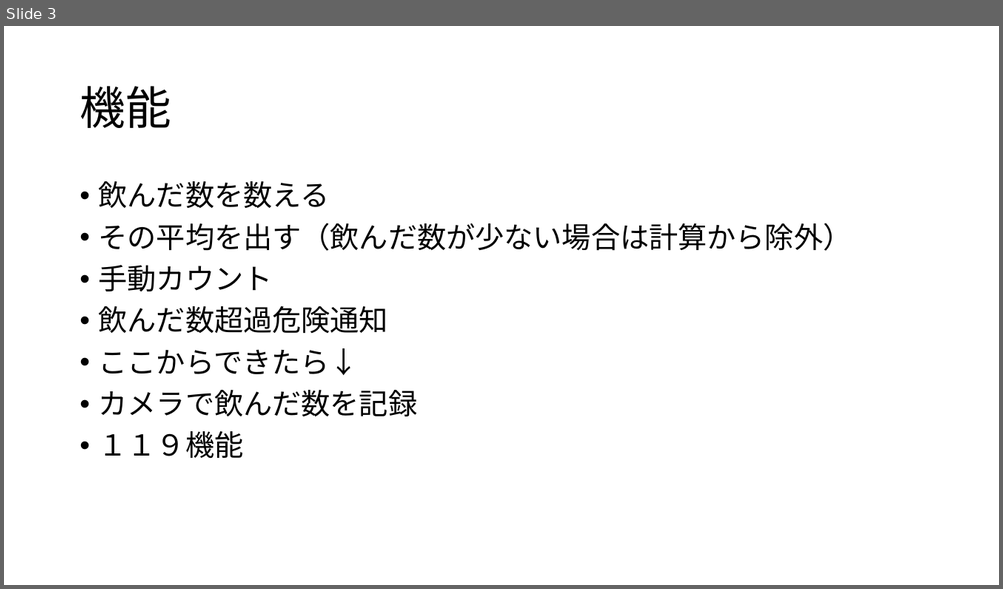
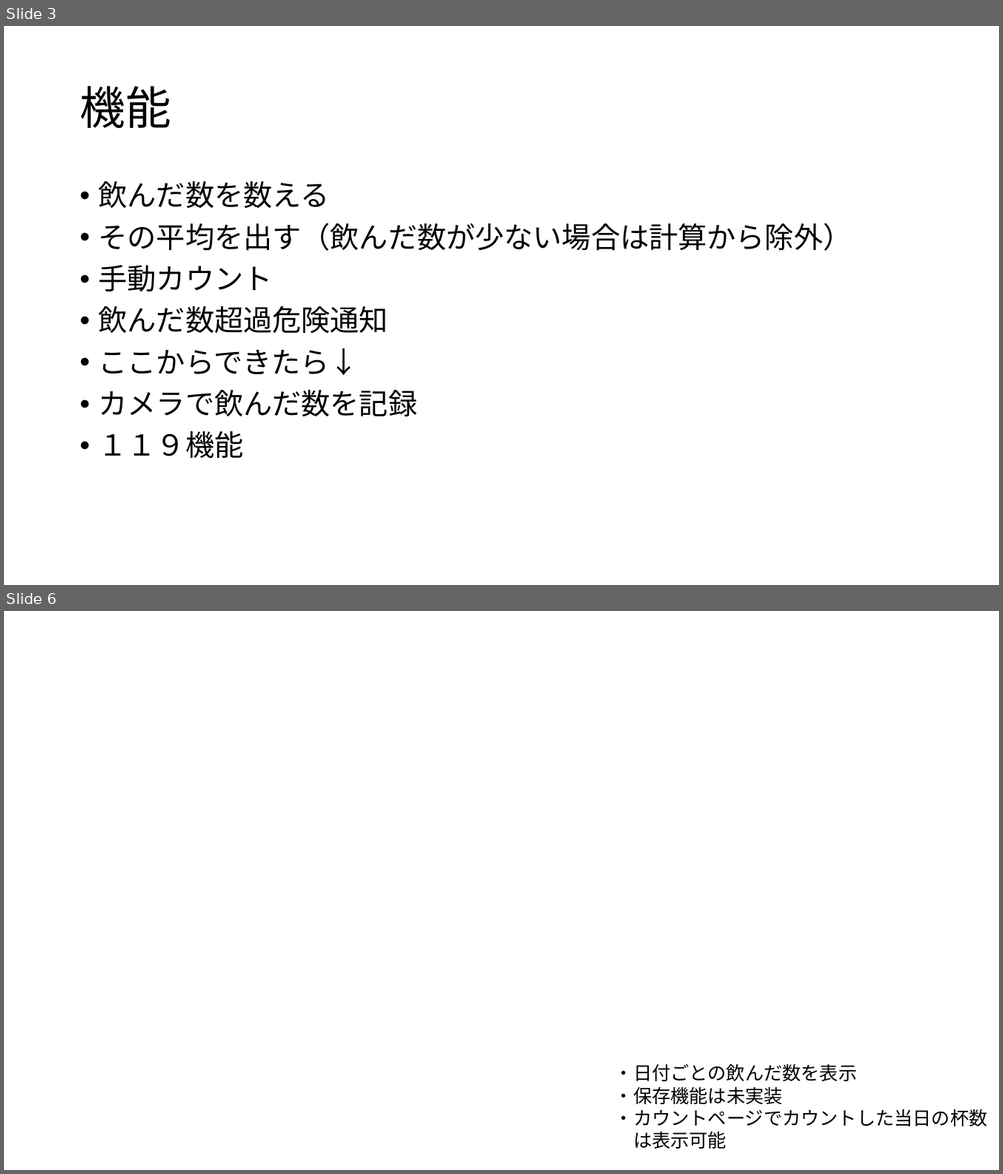
Before and after one commit to maruaki101/mobile_flutter_dayon, a slide deck: 仕様書.pptx. Shown one above the other, each under a label of ours: slide 3 before the commit, slides 3 and 6 after it; the slides between them are not shown. The pictures are 1003x589 and 1003x1174 pixels, drawn with LibreOffice and Linux fonts; fonts in the diff are those of the drawing; background and template pictures are left out. Boxes give left, top, right and bottom in pixels: in the first picture for what was removed or moved away, otherwise in the second. Text is boxed around its words. In the diff, an @@ line names an element or a change of style, - is before the commit and + after.

```diff
--- a/仕様書.pptx
+++ b/仕様書.pptx
@@ slide 6 added at (x1=4, y1=611, x2=999, y2=1170), background picture (left out) @@
@@ text added at (x1=614, y1=1064, x2=987, y2=1149), 18 pt, text #000000 @@
+・日付ごとの飲んだ数を表示
+・保存機能は未実装
+・カウントページでカウントした当日の杯数
+は表示可能
```
Also in this commit, not shown: 2 other slides added, 1 other file.
